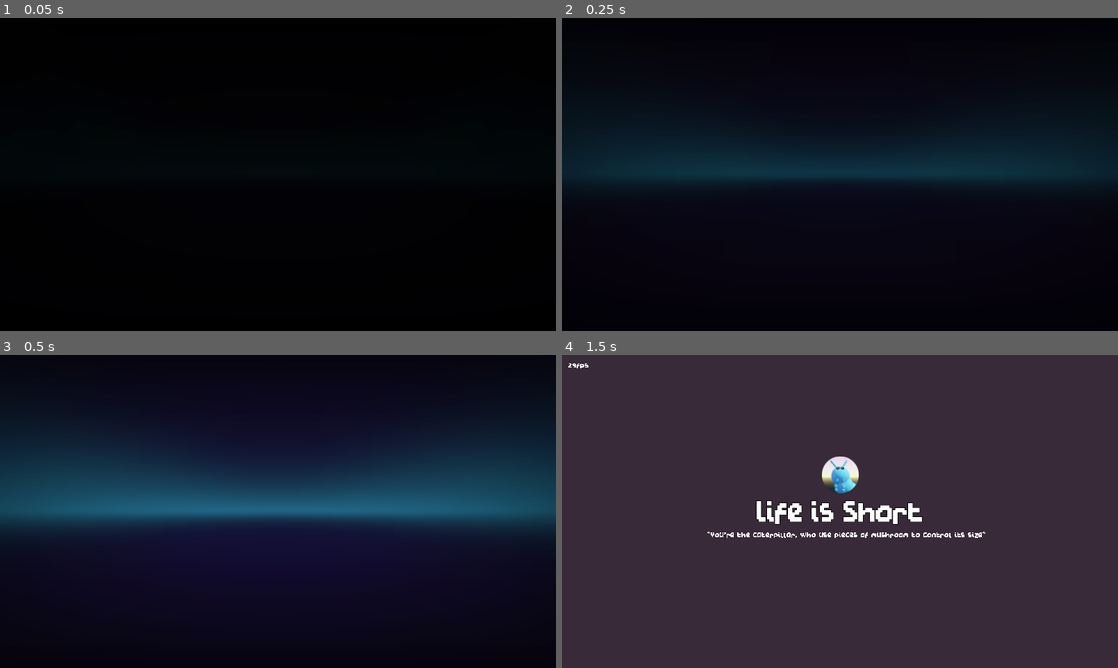
Above: before the commit, frames 1-4 (two rows, left to right).
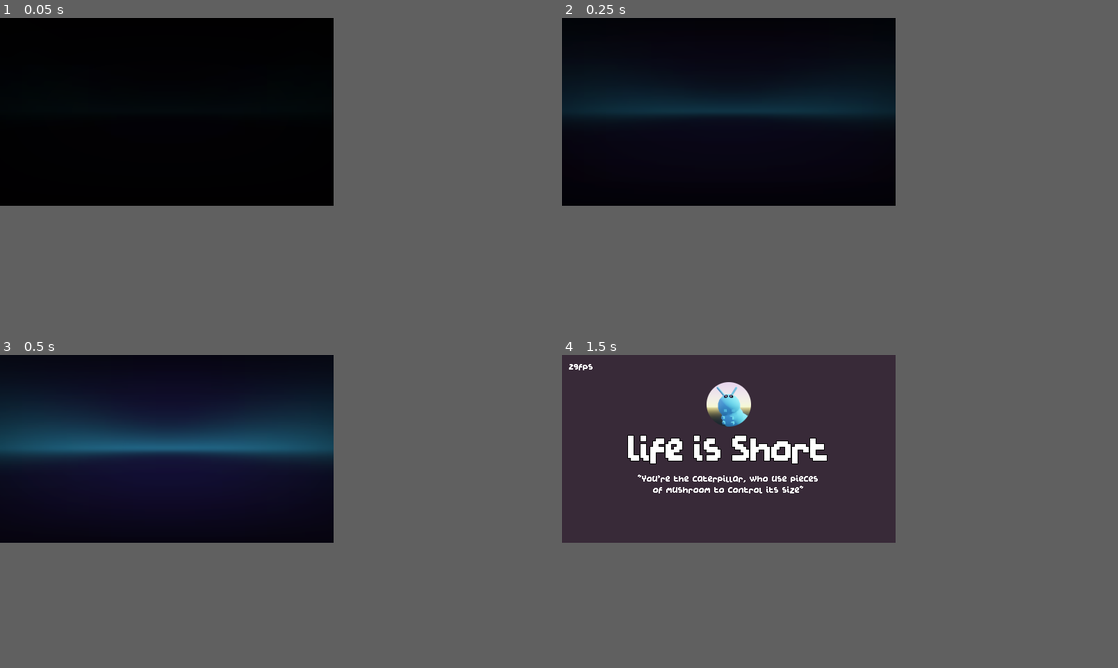
Above: after the commit, the same moments.

Repository: P1X-in/life-is-short
Game: Godot game, scene res://vendors/p1x/intro/intro.tscn
Two runs of this game, one before a commit and one after it. Both use one fixed random seed, a clock stepped at 60 frames per second and the inputs below.
Inputs:
- Up to frame 1 (0.05 s): no input
- Up to frame 2 (0.25 s): no input
- Up to frame 3 (0.5 s): no input
- Up to frame 4 (1.5 s): tap Enter (ui_accept) at 0.5, 0.77 s
In our replay, the window is 800x450 before the commit and 480x270 after it. These sizes can differ from the game's own. Grey fills any space a smaller window leaves; there, only what the larger window draws over its background counts as a difference.

The runs differ from the first frame. In frame 2, 18% of the frame differs, in the area x 0-100%, y 23-55%; in frame 3, 32%, in the area x 0-100%, y 16-60%; in frame 4, 5.4%.

Commit message:
environment tweaks

Diff:
--- a/misc/default_env.tres
+++ b/misc/default_env.tres
@@ -10,10 +10,14 @@
 background_mode = 2
 background_sky = SubResource( 1 )
 fog_enabled = true
-fog_color = Color( 0.9375, 0.915871, 0.739746, 1 )
+fog_color = Color( 0.964706, 1, 0.65098, 1 )
 fog_depth_begin = 64.0
 fog_depth_end = 256.0
+fog_depth_curve = 3.86375
 fog_transmit_enabled = true
+fog_height_enabled = true
+fog_height_min = -8.0
+fog_height_max = -24.0
 tonemap_mode = 3
 tonemap_exposure = 0.9
 tonemap_white = 1.2
--- a/project.godot
+++ b/project.godot
@@ -26,8 +26,8 @@
 
 [display]
 
-window/size/width=960
-window/size/height=540
+window/size/width=480
+window/size/height=270
 window/stretch/mode="viewport"
 window/stretch/aspect="keep"
 
@@ -36,6 +36,6 @@
 quality/driver/driver_name="GLES2"
 quality/driver/fallback_to_gles2=true
 threads/thread_model=2
-quality/shadows/filter_mode=0
+quality/shadows/filter_mode=2
 quality/filters/use_nearest_mipmap_filter=true
 environment/default_environment="res://misc/default_env.tres"
--- a/scenes/big/main.tscn
+++ b/scenes/big/main.tscn
@@ -66,9 +66,10 @@
 environment = ExtResource( 1 )
 
 [node name="sun" type="DirectionalLight" parent="."]
-transform = Transform( 0.227462, -0.71483, 0.661271, 0, 0.679072, 0.734072, -0.973787, -0.166973, 0.154463, 0, 2.2157, 0 )
+transform = Transform( 1, 0, 0, 0, 0.175109, 0.984549, 0, -0.984549, 0.175109, 0, 2.2157, 0 )
 light_color = Color( 0.984314, 0.945098, 0.85098, 1 )
 shadow_enabled = true
+directional_shadow_mode = 1
 directional_shadow_max_distance = 256.0
 
 [node name="gui" type="Control" parent="."]
@@ -111,11 +112,14 @@
 anchor_top = 0.5
 anchor_right = 0.5
 anchor_bottom = 0.5
-margin_left = -229.5
-margin_top = 33.0
-margin_right = 256.5
-margin_bottom = 47.0
+margin_left = -139.5
+margin_top = 27.5
+margin_right = 139.5
+margin_bottom = 72.5
 text = "\"You're the caterpillar, who use pieces of mushroom to control its size\""
+align = 1
+valign = 1
+autowrap = true
 
 [node name="Sprite" type="Sprite" parent="gui/logo"]
 position = Vector2( 0, -64 )
